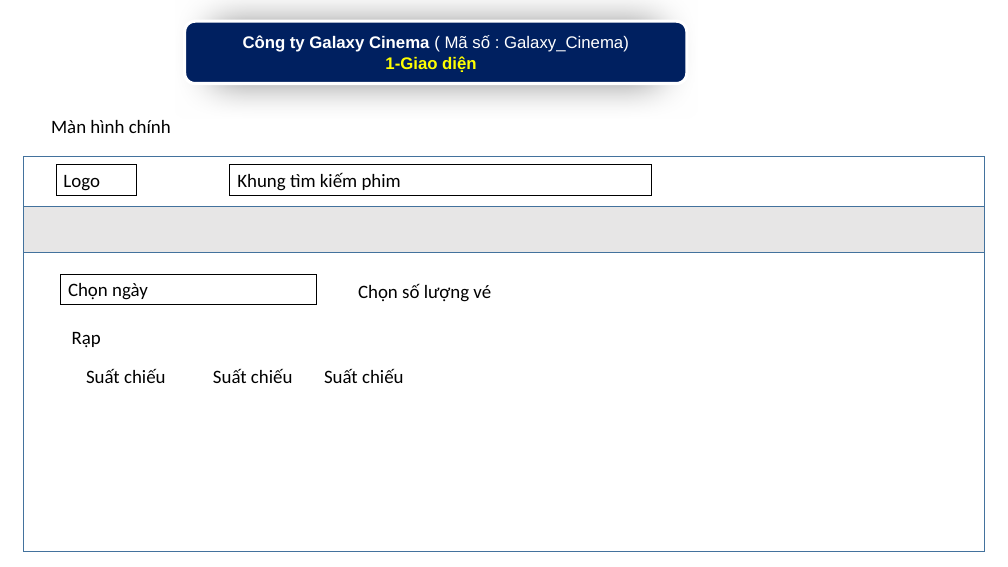
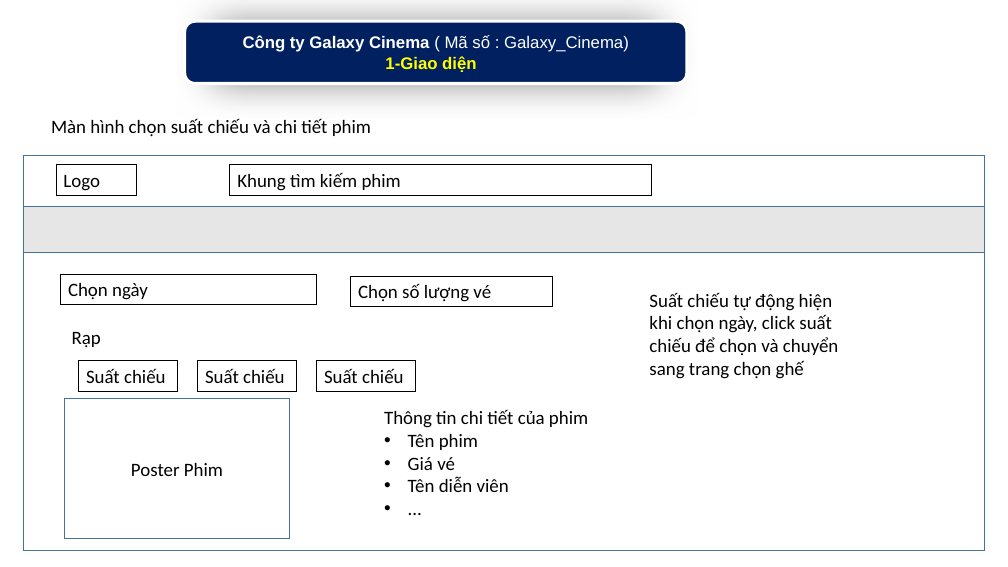
Before and after one commit to phkhuong/pttkpm_doan, a slide deck: slide 2 of Ho_so_PTTKPM/1688035_TKPM_Khach_Tham_quan.pptx. Drawn at 1008x567 pixels with LibreOffice and Linux fonts; fonts in the diff are those of the drawing. Boxes give left, top, right and bottom in pixels: in the first picture for what was removed or moved away, otherwise in the second. Text is boxed around its words. In the diff, an @@ line names an element or a change of style, - is before the commit and + after.

```diff
--- a/Ho_so_PTTKPM/1688035_TKPM_Khach_Tham_quan.pptx
+++ b/Ho_so_PTTKPM/1688035_TKPM_Khach_Tham_quan.pptx
@@ text at <box>51,118,371,137</box>: text changed @@
-Màn hình chính
+Màn hình chọn suất chiếu và chi tiết phim
@@ text added at <box>649,292,838,379</box>, 18 pt, text #000000 @@
+Suất chiếu tự động hiện khi chọn ngày, click suất chiếu để chọn và chuyển sang trang chọn ghế
@@ outline none to #000000 0.75 pt in 4 elements at <box>351,276,553,306</box>, <box>79,361,178,391</box>, <box>317,361,416,391</box>, <box>197,361,296,391</box> @@
@@ rectangle "Suất chiếu": place and size @@
-rectangle "Suất chiếu" at <box>213,368,293,383</box>
+rectangle "Suất chiếu" at <box>197,361,296,391</box>
@@ 3 rectangles: place and size @@
-3 rectangles at <box>86,283,491,383</box>
+3 rectangles at <box>79,276,553,391</box>
@@ rectangle added at <box>64,399,290,539</box>, outline #43739E 1 pt, 18 pt, text #000000 @@
+Poster Phim
@@ text added at <box>384,409,588,492</box>, 18 pt, text #000000 @@
+Thông tin chi tiết của phim
+• Tên phim
+• Giá vé
+• Tên diễn viên
+• ...
```
Also in this commit, not shown: 1 other slide changed, 4 slides added.
